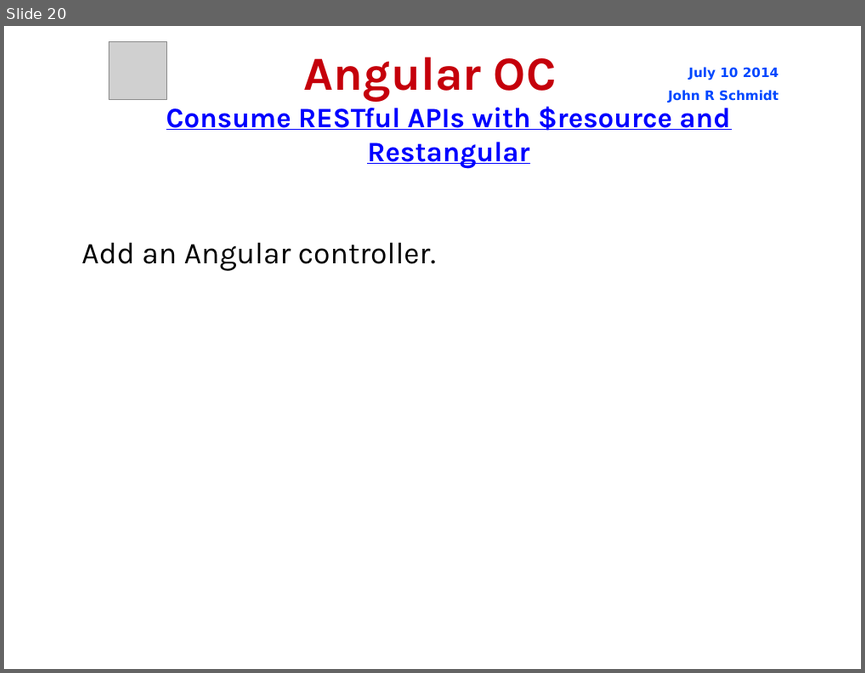
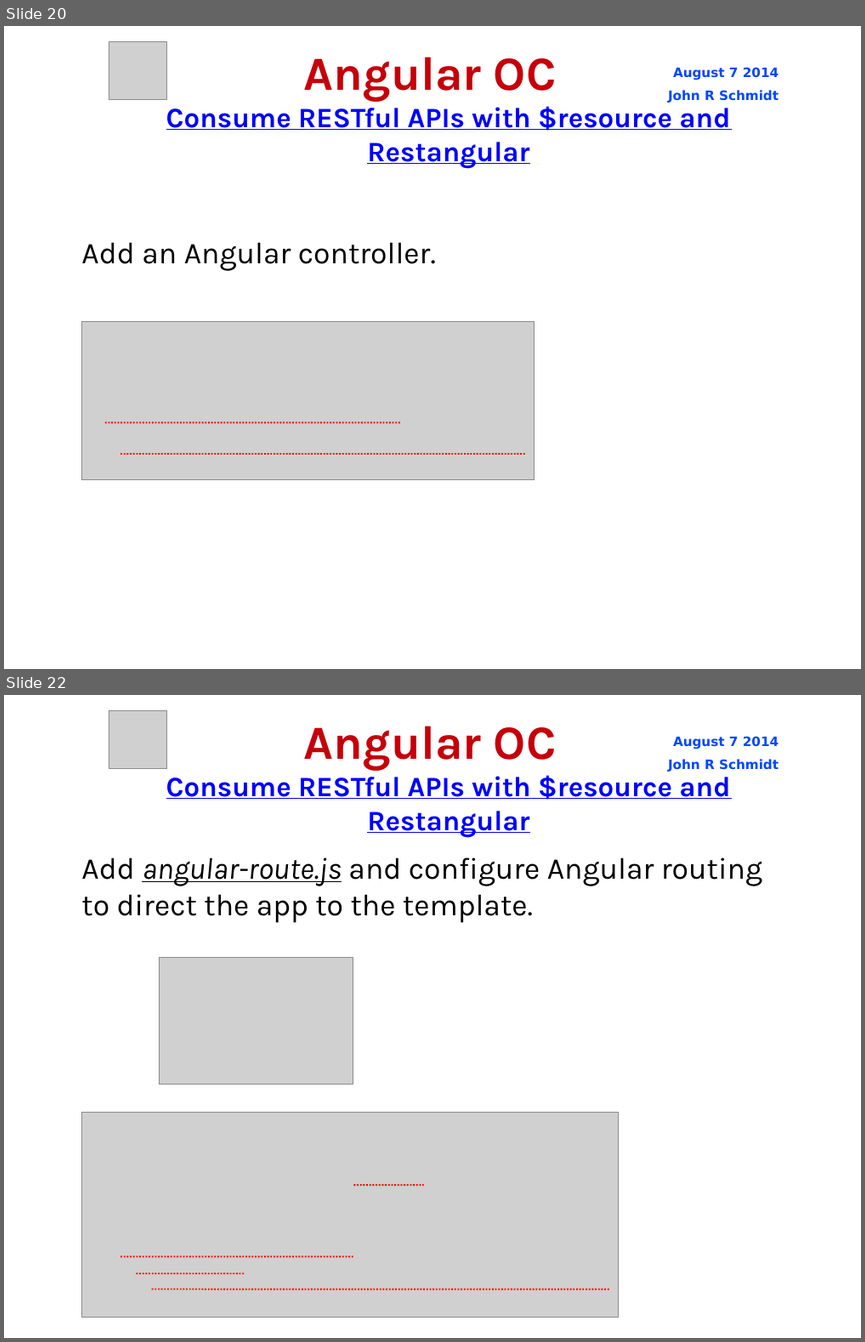
Before and after one commit to jrschmidt/fifa-angular-rest-demo, a slide deck: fifa.odp. Shown one above the other, each under a label of ours: slide 20 before the commit, slides 20 and 22 after it; the slides between them are not shown. The pictures are 865x673 and 865x1342 pixels, drawn with LibreOffice and Linux fonts; fonts in the diff are those of the drawing; grey boxes stand for pictures; background and template pictures are left out. Boxes give left, top, right and bottom in pixels: in the first picture for what was removed or moved away, otherwise in the second. Text is boxed around its words. In the diff, an @@ line names an element or a change of style, - is before the commit and + after.

Commit message:
working angular app inside a rails app

```diff
--- a/fifa.odp
+++ b/fifa.odp
@@ slide 22 added at (4,695,861,1338), background picture (left out) @@
@@ picture added at (109,710,167,768) @@
@@ title added at (304,726,556,771), 44 pt, text #C5000B, bold @@
+Angular OC
@@ text added at (668,736,778,771), 12 pt, text #0047FF, bold @@
+August 7 2014
+John R Schmidt
@@ text added at (166,771,730,837), 26 pt, text #0000FF, bold, underline @@
+Consume RESTful APIs with $resource and Restangular
@@ subtitle added at (81,857,762,923), 28 pt, text #000000 @@
+Add angular-route.js and configure Angular routing to direct the app to the template.
@@ picture added at (160,958,353,1083) @@
@@ picture added at (81,1111,619,1317) @@
@@ line added from (354, 1185) to (424, 1185), #FF0000 1.45 pt @@
@@ line added from (120, 1256) to (354, 1256), #FF0000 1.45 pt @@
@@ line added from (136, 1274) to (245, 1274), #FF0000 1.45 pt @@
@@ line added from (152, 1289) to (610, 1289), #FF0000 1.45 pt @@
@@ slide 20 changed as well @@
@@ text at (673,67,778,80): text changed @@
-July 10 2014
+August 7 2014
@@ picture added at (81,322,534,479) @@
@@ line added from (105, 422) to (400, 422), #FF0000 1.45 pt @@
@@ line added from (120, 454) to (525, 454), #FF0000 1.45 pt @@
```
Also in this commit, not shown: 22 other slides changed, 4 other slides added, 16 other files.
